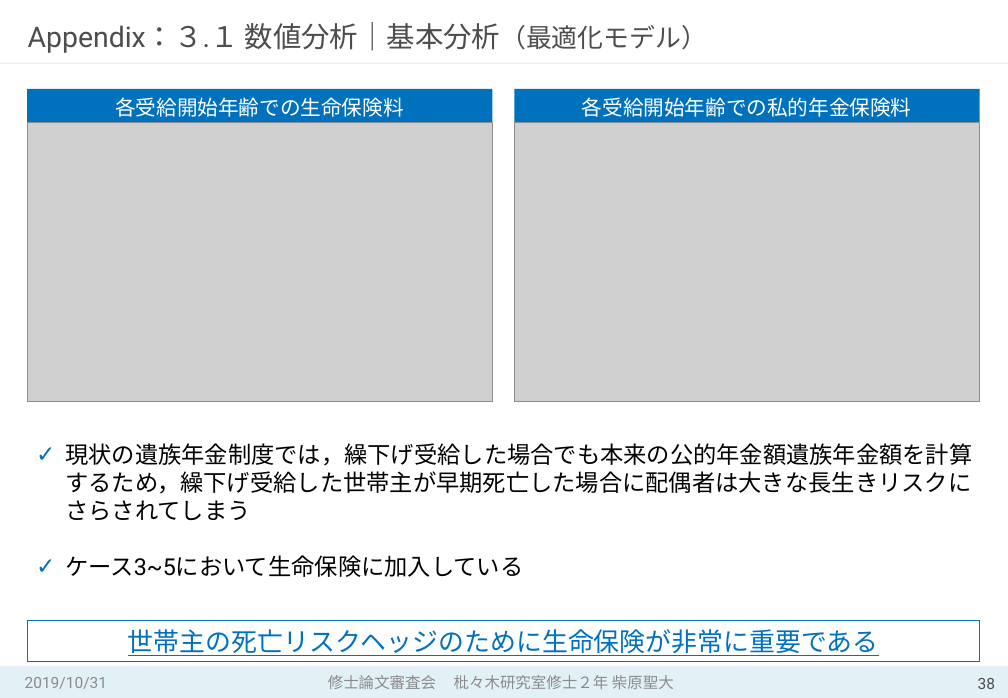
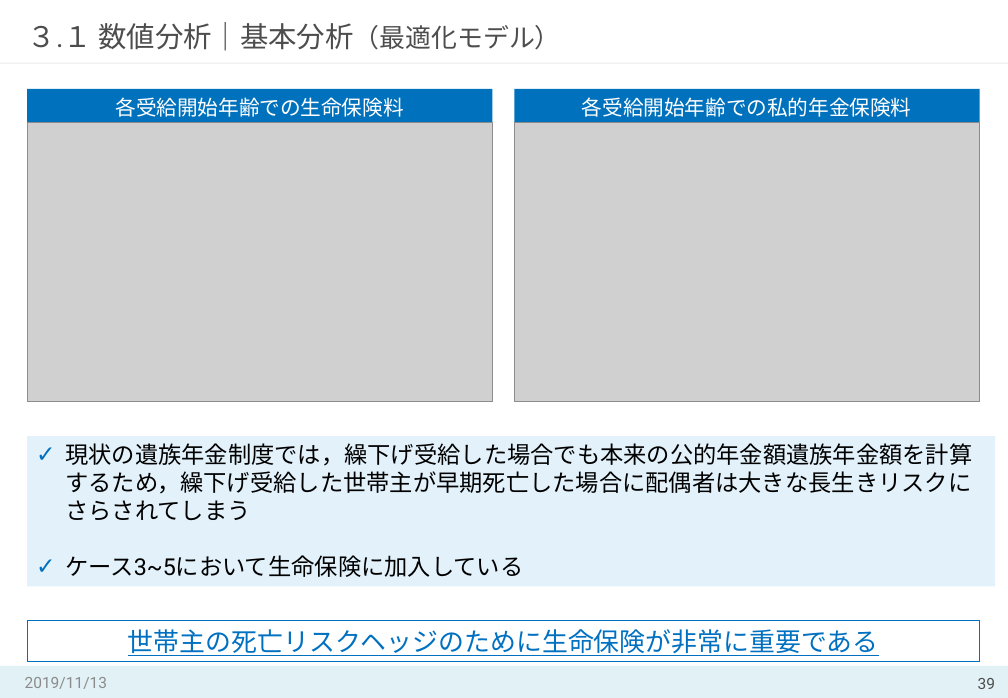
Before and after one commit to MasahiroShibahara/Open, a slide deck: slide 39 of Masahiro_Shibahara①.pptx (slide 38 before the commit). Drawn at 1008x698 pixels with LibreOffice and Linux fonts; fonts in the diff are those of the drawing; grey boxes stand for pictures. Boxes give left, top, right and bottom in pixels: in the first picture for what was removed or moved away, otherwise in the second. Text is boxed around its words. In the diff, an @@ line names an element or a change of style, - is before the commit and + after.

```diff
--- a/Masahiro_Shibahara①.pptx
+++ b/Masahiro_Shibahara①.pptx
@@ title at bbox=[28, 22, 561, 51]: text changed @@
-Appendix：３.１ 数値分析｜基本分析（最適化モデル）
+３.１ 数値分析｜基本分析（最適化モデル）
@@ rectangle "現状の遺族年金制度では，繰下げ受給した場合でも本来の公的年金額遺族年金額を計算するため，繰下げ受給した世帯主が早期死亡し ...": place and size @@
-rectangle "現状の遺族年金制度では，繰下げ受給した場合でも本来の公的年金額遺族年金額を計算するため，繰下げ受給した世帯主が早期死亡し ..." at bbox=[65, 443, 972, 577]
+rectangle "現状の遺族年金制度では，繰下げ受給した場合でも本来の公的年金額遺族年金額を計算するため，繰下げ受給した世帯主が早期死亡し ..." at bbox=[27, 437, 995, 587]
@@ rectangle "現状の遺族年金制度では，繰下げ受給した場合でも本来の公的年金額遺族年金額を計算するため，繰下げ受給した世帯主が早期死亡し ..." at bbox=[27, 437, 995, 587]: fill none to #E2F1FA @@
@@ text at bbox=[25, 677, 107, 689]: text changed @@
-2019/10/31
+2019/11/13
@@ text removed at bbox=[328, 675, 674, 689] @@
-修士論文審査会 枇々木研究室修士２年 柴原聖大
```
Also in this commit, not shown: 40 other slides changed, 6 slides added.
